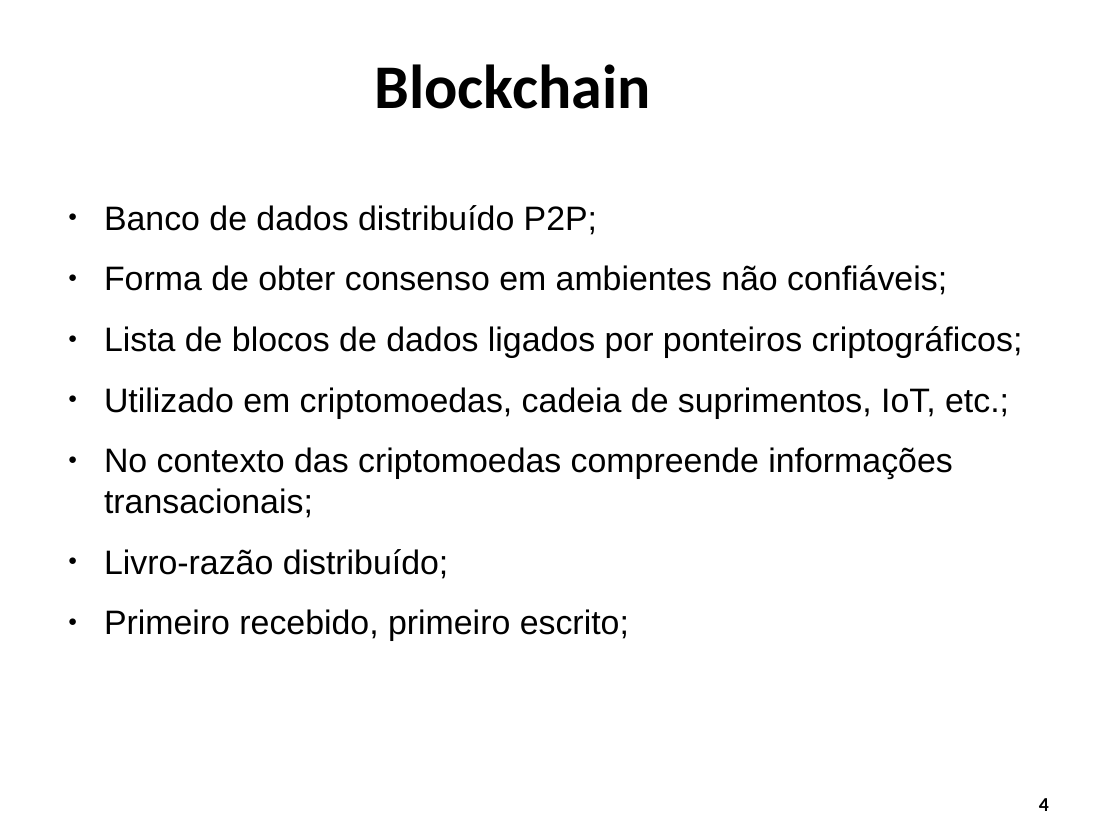
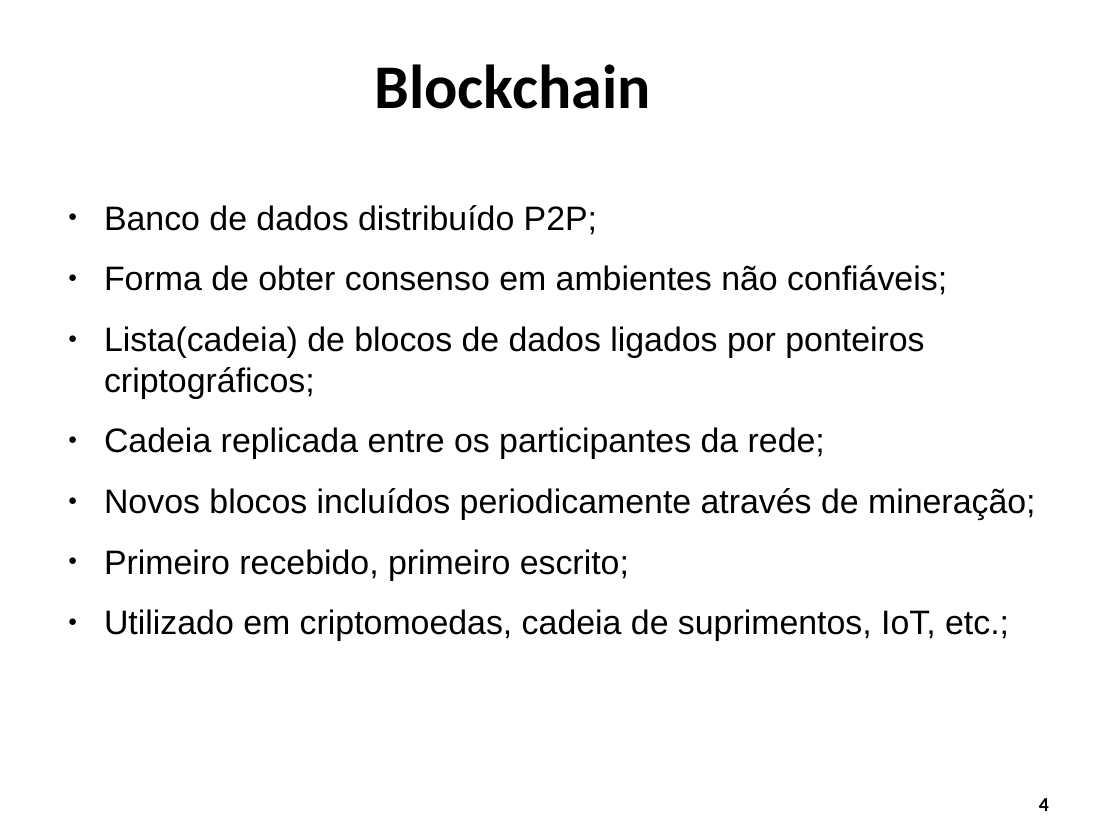
Before and after one commit to WiltonLoch/TCC, a slide deck: slide 4 of apresentacao_TCC_wilton.odp. Drawn at 1120x840 pixels with LibreOffice and Linux fonts; fonts in the diff are those of the drawing; background and template pictures are left out. Boxes give left, top, right and bottom in pixels: in the first picture for what was removed or moved away, otherwise in the second. Text is boxed around its words. In the diff, an @@ line names an element or a change of style, - is before the commit and + after.

```diff
--- a/apresentacao_TCC_wilton.odp
+++ b/apresentacao_TCC_wilton.odp
@@ text at (104, 326, 1036, 580): text changed @@
-● Lista de blocos de dados ligados por ponteiros criptográficos;
+● Lista(cadeia) de blocos de dados ligados por ponteiros criptográficos;
+● Cadeia replicada entre os participantes da rede;
+● Novos blocos incluídos periodicamente através de mineração;
+● Primeiro recebido, primeiro escrito;
@@ text at (104, 447, 952, 641): paragraphs removed @@
-● No contexto das criptomoedas compreende informações transacionais;
-● Livro-razão distribuído;
-● Primeiro recebido, primeiro escrito;
```
Also in this commit, not shown: 6 other slides changed, 2 slides added, 22 slides removed, 1 other file.
